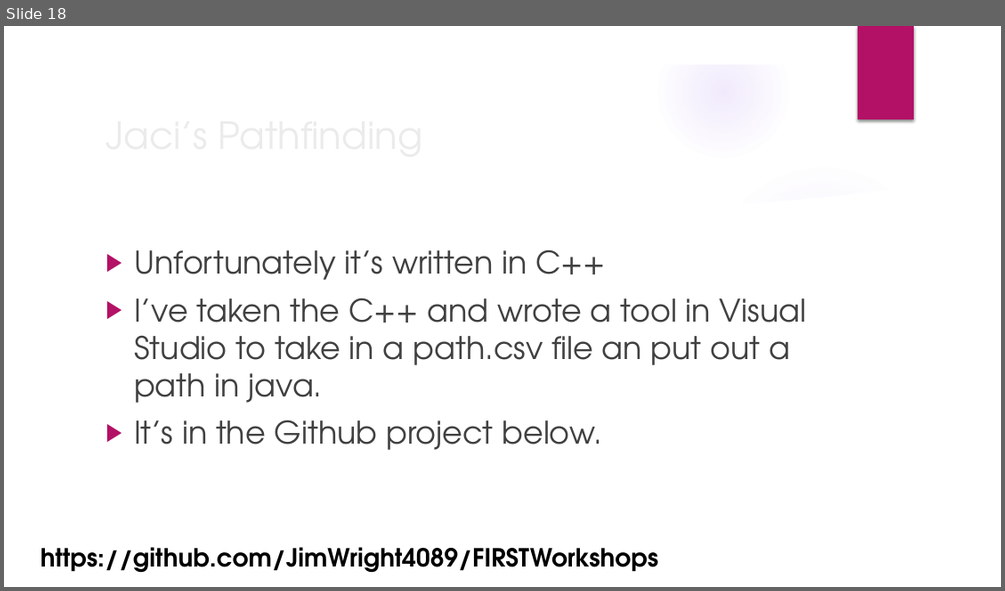
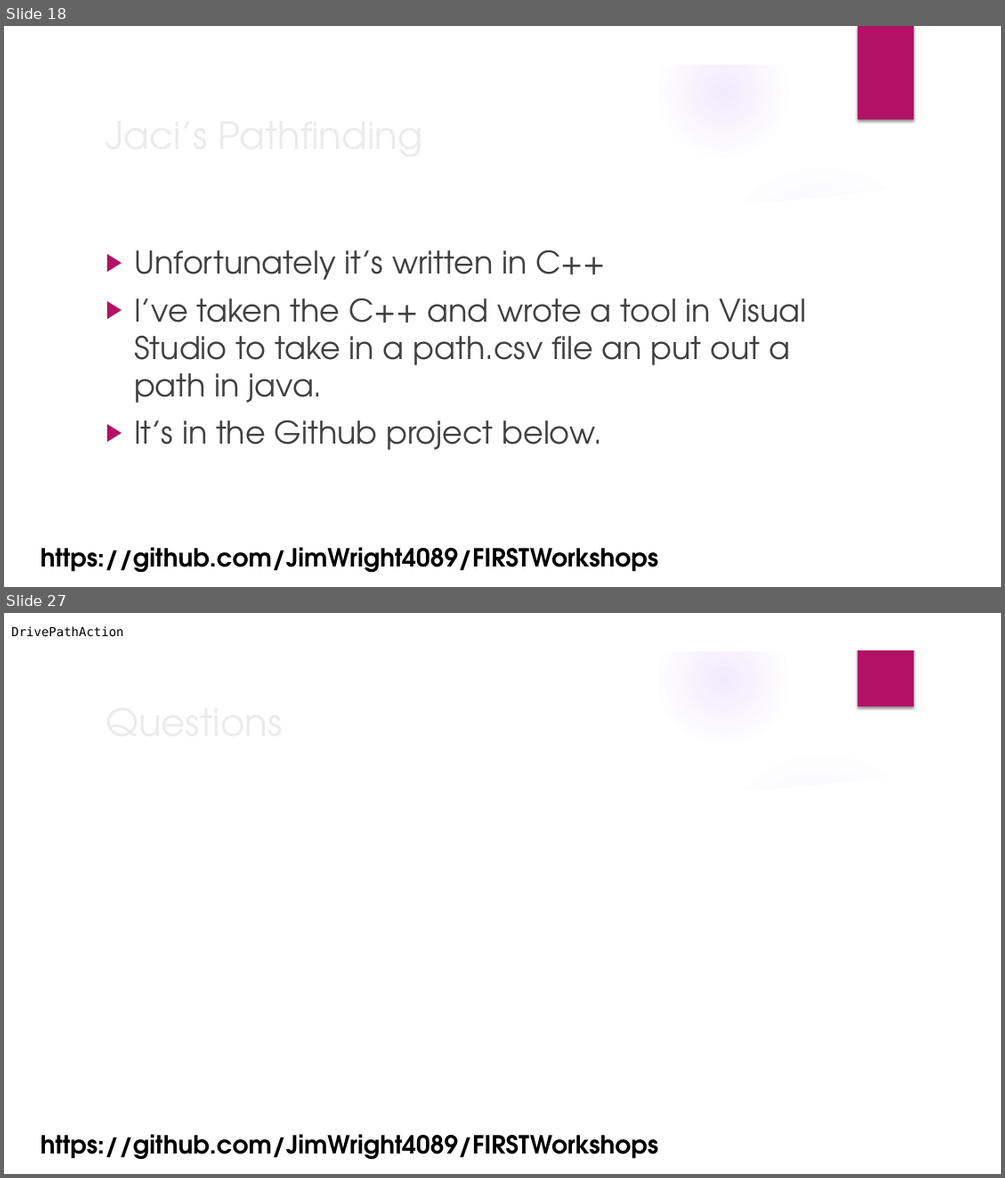
Before and after one commit to JimWright4089/FIRSTWorkshops, a slide deck: FTC/2018/Advanced FTC Code.pptx. Shown one above the other, each under a label of ours: slide 18 before the commit, slides 18 and 27 after it; the slides between them are not shown. The pictures are 1005x591 and 1005x1178 pixels, drawn with LibreOffice and Linux fonts; fonts in the diff are those of the drawing; background and template pictures are left out. Boxes give left, top, right and bottom in pixels: in the first picture for what was removed or moved away, otherwise in the second. Text is boxed around its words. In the diff, an @@ line names an element or a change of style, - is before the commit and + after.

```diff
--- a/FTC/2018/Advanced FTC Code.pptx
+++ b/FTC/2018/Advanced FTC Code.pptx
@@ slide 27 added at [4, 613, 1001, 1174], background picture (left out); not listed: 9 template elements that a slide beside it also shows @@
@@ text added at [11, 626, 123, 637], 12 pt, text #000000 @@
+DrivePathAction
@@ title added at [98, 692, 815, 750], 36 pt, text #EBEBEB @@
+Questions
@@ text added at [40, 1134, 658, 1159], 24 pt, text #000000, bold @@
+https://github.com/JimWright4089/FIRSTWorkshops
```
Also in this commit, not shown: 2 slides changed, 7 other slides added.
